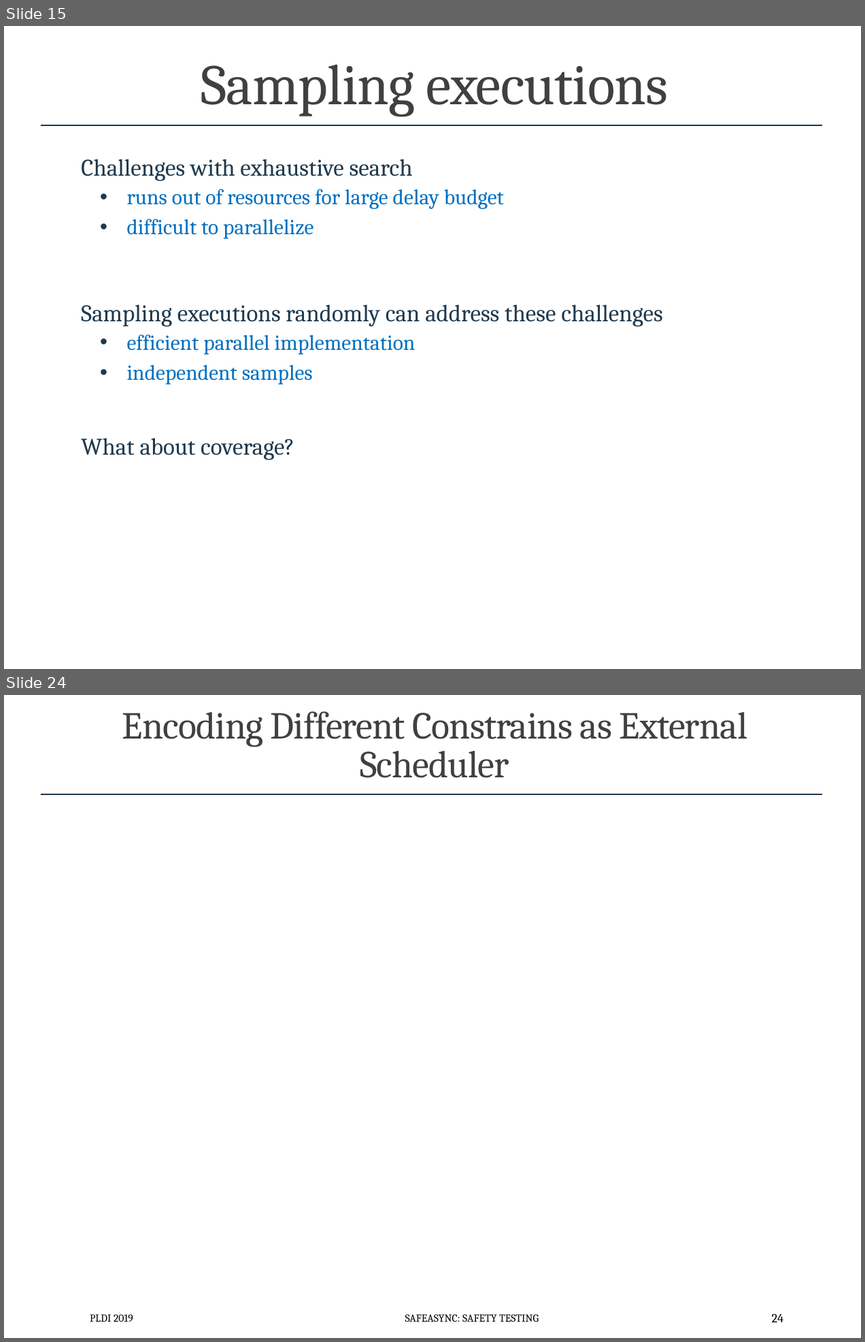
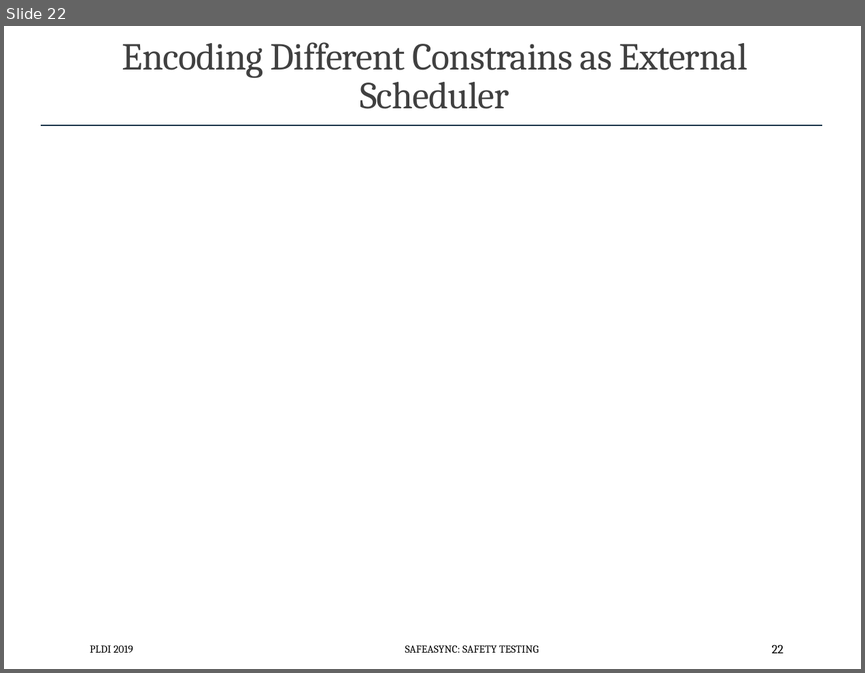
Before and after one commit to p-org/plditutorial, a slide deck: Presentations/MonolithicSafetyTesting.pptx. Shown one above the other, each under a label of ours: slides 15 and 24 before the commit, slide 22 after it; the slides between them are not shown. The pictures are 865x1342 and 865x673 pixels, drawn with LibreOffice and Linux fonts; fonts in the diff are those of the drawing. Boxes give left, top, right and bottom in pixels: in the first picture for what was removed or moved away, otherwise in the second. Text is boxed around its words. In the diff, an @@ line names an element or a change of style, - is before the commit and + after.

```diff
--- a/Presentations/MonolithicSafetyTesting.pptx
+++ b/Presentations/MonolithicSafetyTesting.pptx
@@ slide 15 removed at (4, 26, 861, 669), background #FFFFFF; not listed: 2 template elements that a slide beside it also shows @@
@@ title removed at (201, 64, 668, 117) @@
-Sampling executions
@@ text removed at (81, 159, 663, 460) @@
-Challenges with exhaustive search
-  • runs out of resources for large delay budget
-  • difficult to parallelize
-Sampling executions randomly can address these challenges
-  • efficient parallel implementation
-  • independent samples
-What about coverage?
@@ what was slide 24 is now slide 22 @@
@@ page number at (772, 644, 783, 653): text changed @@
-24
+22
```
Also in this commit, not shown: 21 slides changed, 1 other slide removed, 12 other files.
